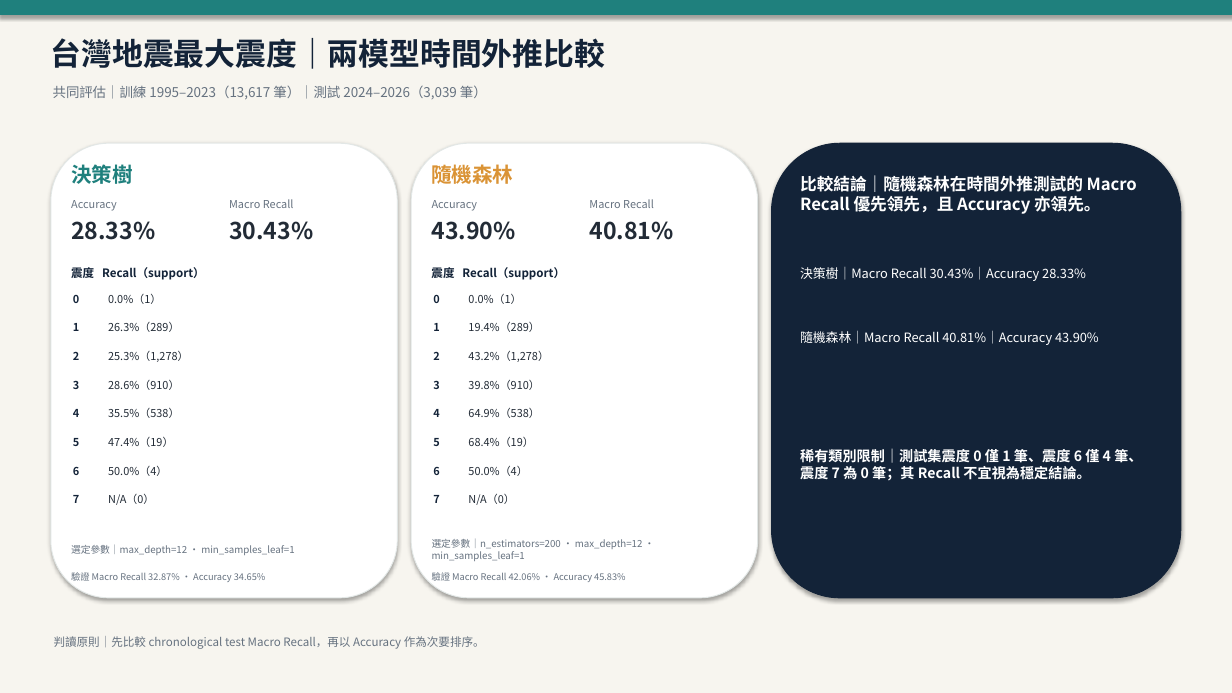
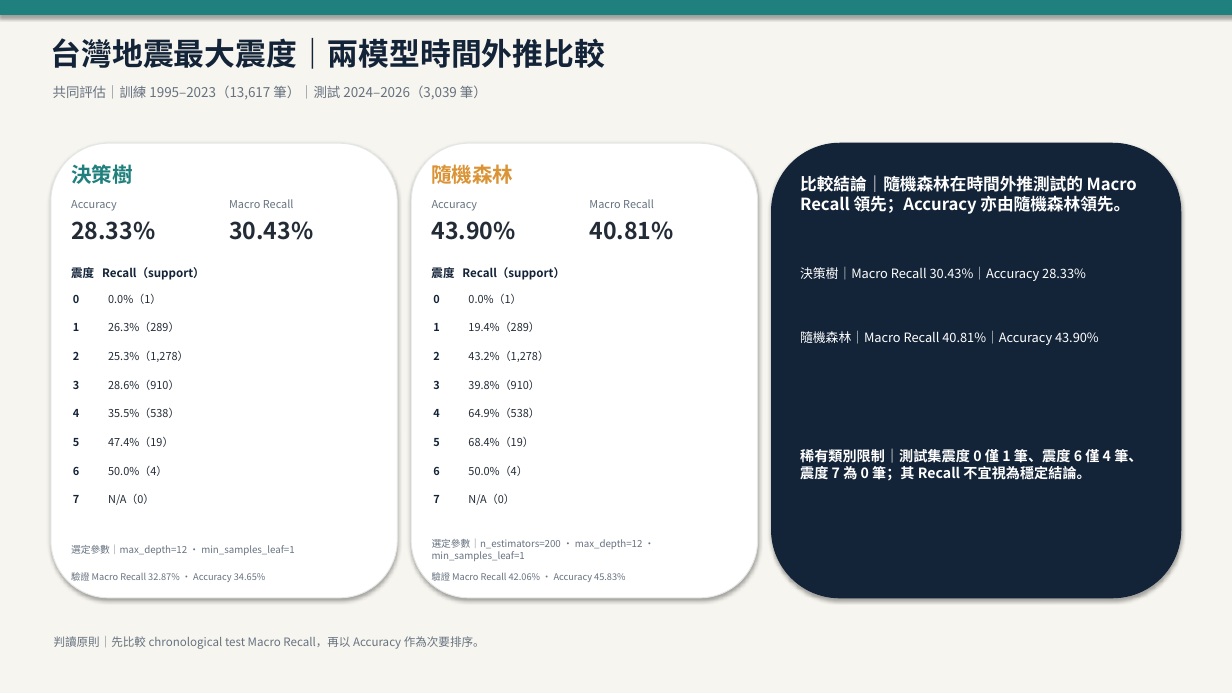
Before and after one commit to yamopeng0918/react-deckgl-project1, a slide deck: slide 1 of data/model/decision-tree-results-review.pptx. Drawn at 1232x693 pixels with LibreOffice and Linux fonts; fonts in the diff are those of the drawing. Boxes give left, top, right and bottom in pixels: in the first picture for what was removed or moved away, otherwise in the second. Text is boxed around its words. In the diff, an @@ line names an element or a change of style, - is before the commit and + after.

```diff
--- a/data/model/decision-tree-results-review.pptx
+++ b/data/model/decision-tree-results-review.pptx
@@ text at [800, 175, 1137, 214]: text changed @@
-比較結論｜隨機森林在時間外推測試的 Macro Recall 優先領先，且 Accuracy 亦領先。
+比較結論｜隨機森林在時間外推測試的 Macro Recall 領先；Accuracy 亦由隨機森林領先。
```
Also in this commit, not shown: 2 other files.
